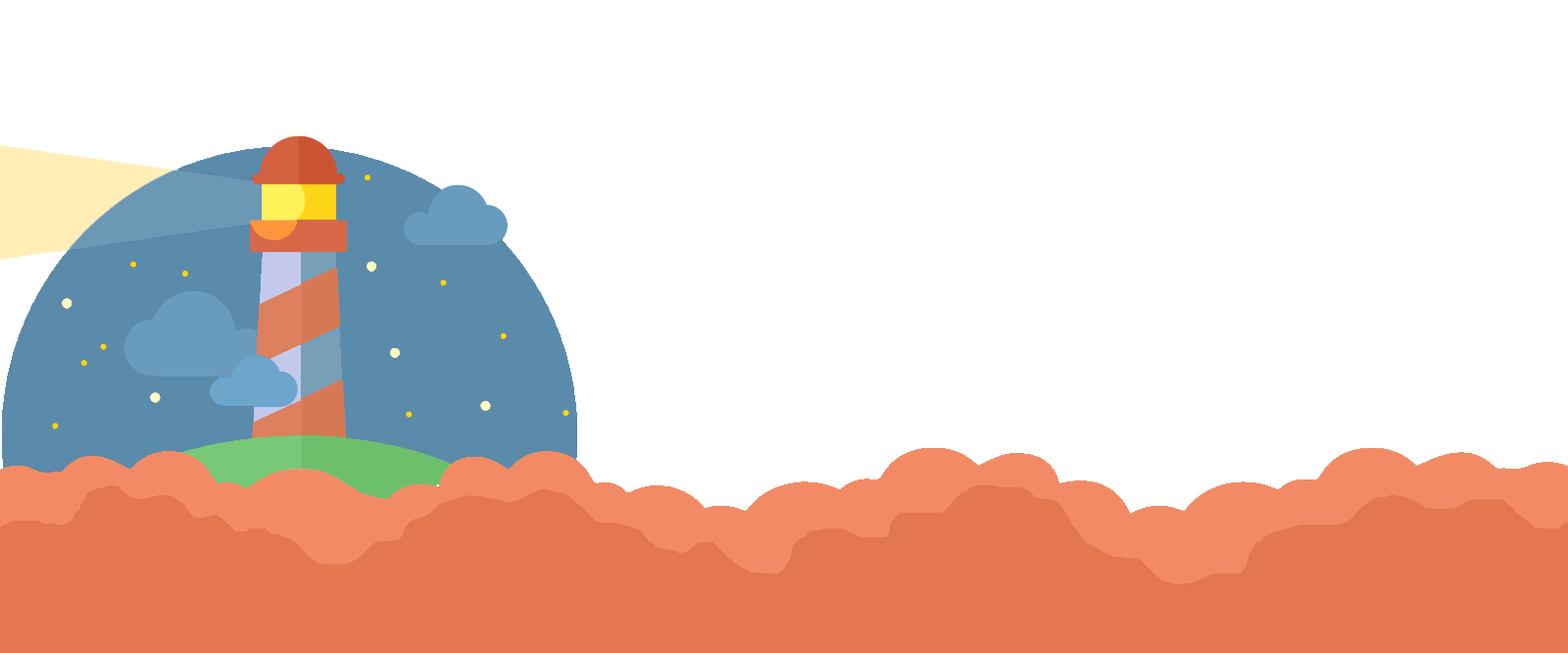
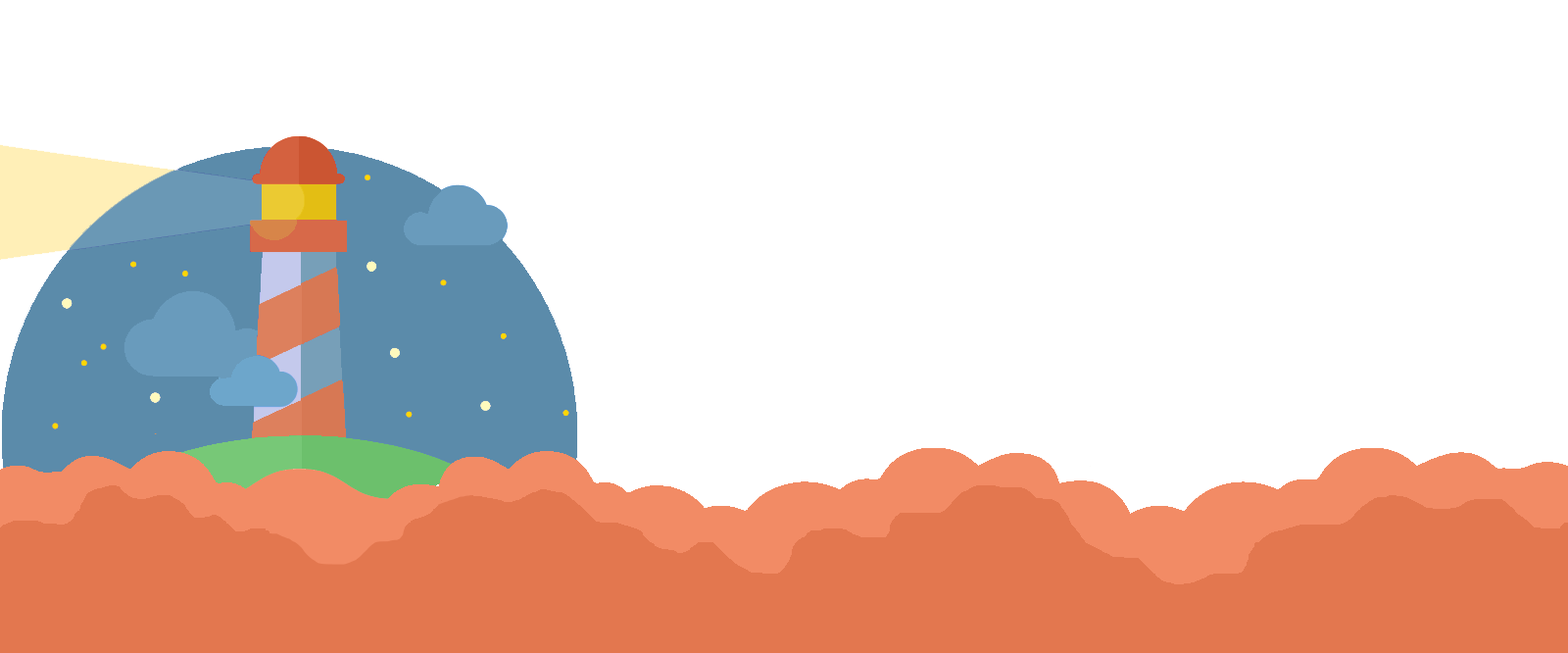
Two versions of the same layered image (1568x653). Layer-by-layer changes:
moved "dom 2" into group "Foreground" over [left=260, top=183, right=299, bottom=185]
renamed "Layer 4" to "dom base", moved it into group "Foreground" over [left=249, top=219, right=297, bottom=241]
added layer "dom front" in group "Foreground" over [left=249, top=219, right=297, bottom=241]
added layer "yellow body" in group "Foreground" over [left=295, top=183, right=337, bottom=221]
added layer "yellow body light" in group "Foreground" over [left=260, top=183, right=306, bottom=221]
